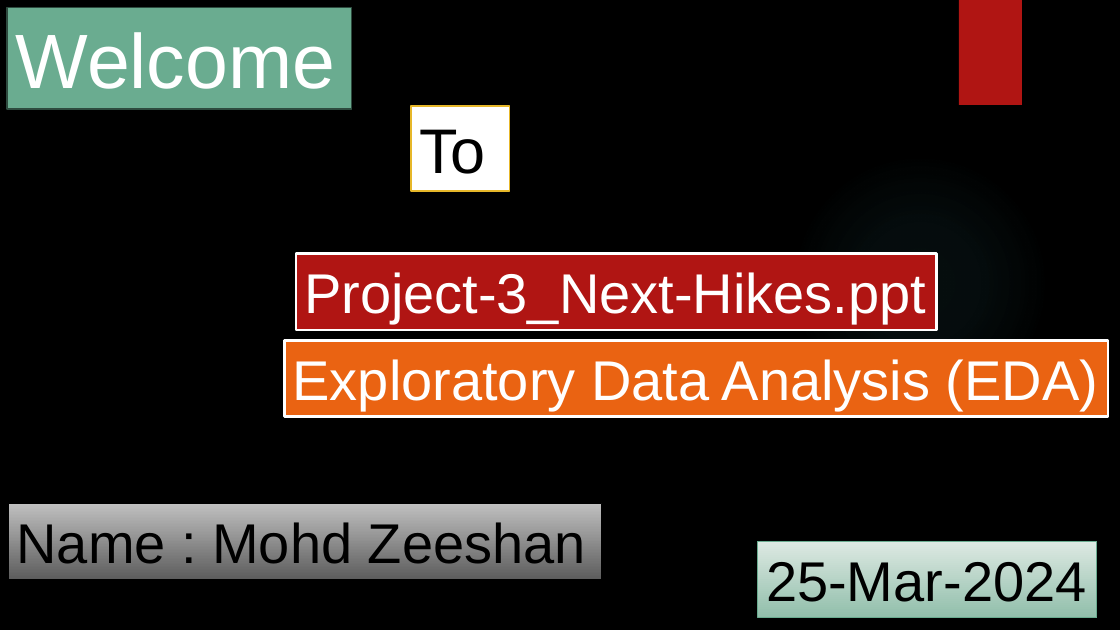
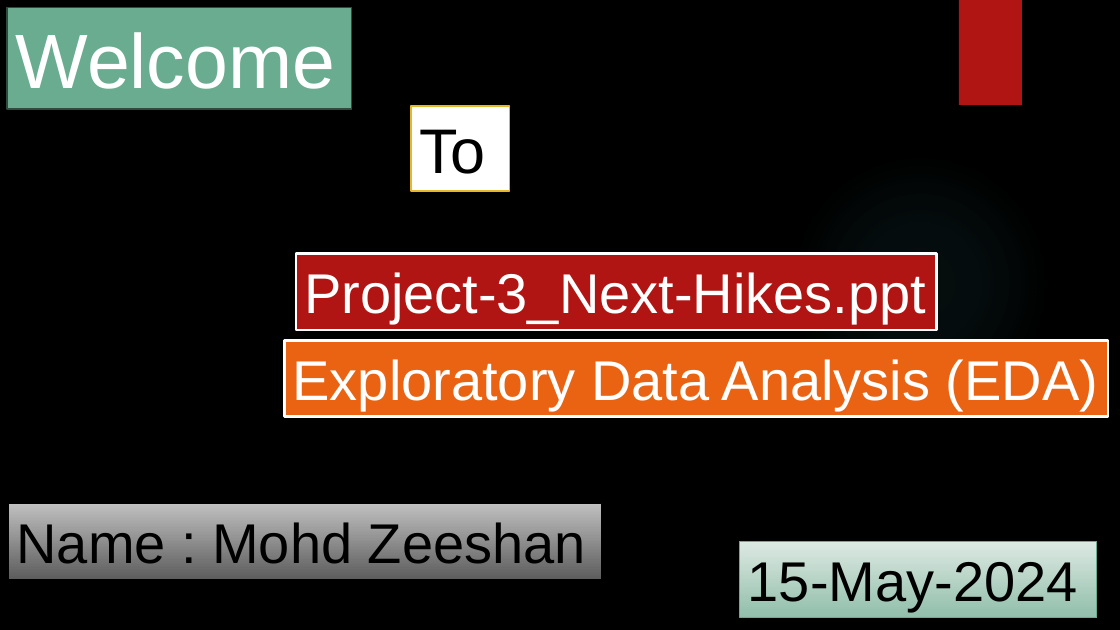
Before and after one commit to analysis86/Exploratory-Data-Analysis-EDA-for-Real-Estate-Pricing, a slide deck: slide 1 of notebook/Project-3_Next-Hikes.ppt.pptx. Drawn at 1120x630 pixels with LibreOffice and Linux fonts; fonts in the diff are those of the drawing; background and template pictures are left out. Boxes give left, top, right and bottom in pixels: in the first picture for what was removed or moved away, otherwise in the second. Text is boxed around its words. In the diff, an @@ line names an element or a change of style, - is before the commit and + after.

Commit message:
add code

```diff
--- a/notebook/Project-3_Next-Hikes.ppt.pptx
+++ b/notebook/Project-3_Next-Hikes.ppt.pptx
@@ rectangle "15-May-2024": place and size @@
-rectangle "15-May-2024" at (758,541,1096,618)
+rectangle "15-May-2024" at (739,541,1096,618)
@@ text in rectangle at (748,562,1078,611): text changed @@
-25-Mar-2024
+15-May-2024
```
